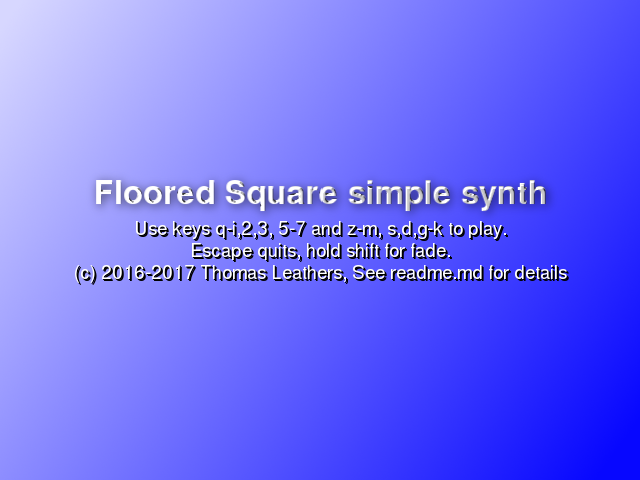
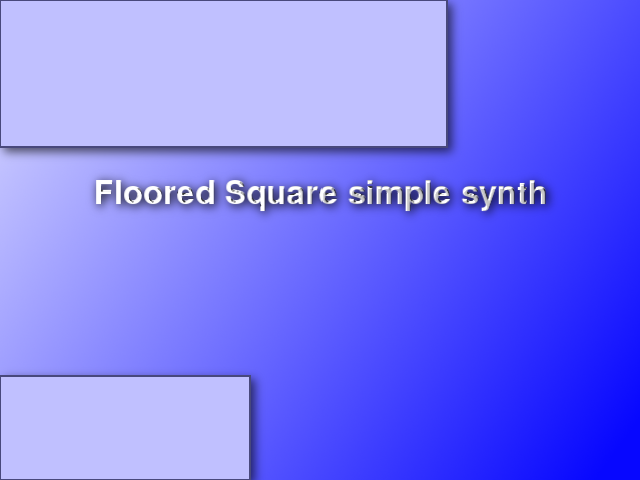
Comparing the layer stacks of the two 640 × 480 images. Changes:
"Drop Shadow": opacity 60% → 100% over box(89, 173, 557, 225)
hid "... #1", painted on it over box(75, 221, 567, 285)
hid "... #2", painted on it over box(77, 223, 569, 285)
hid "...", painted on it over box(76, 222, 568, 285)
added layer "UI" above "Drop Shadow #1" over box(0, 0, 448, 480)
added layer "Drop Shadow #1" (60%) above "simplesynth.png" over box(0, 0, 465, 480)
